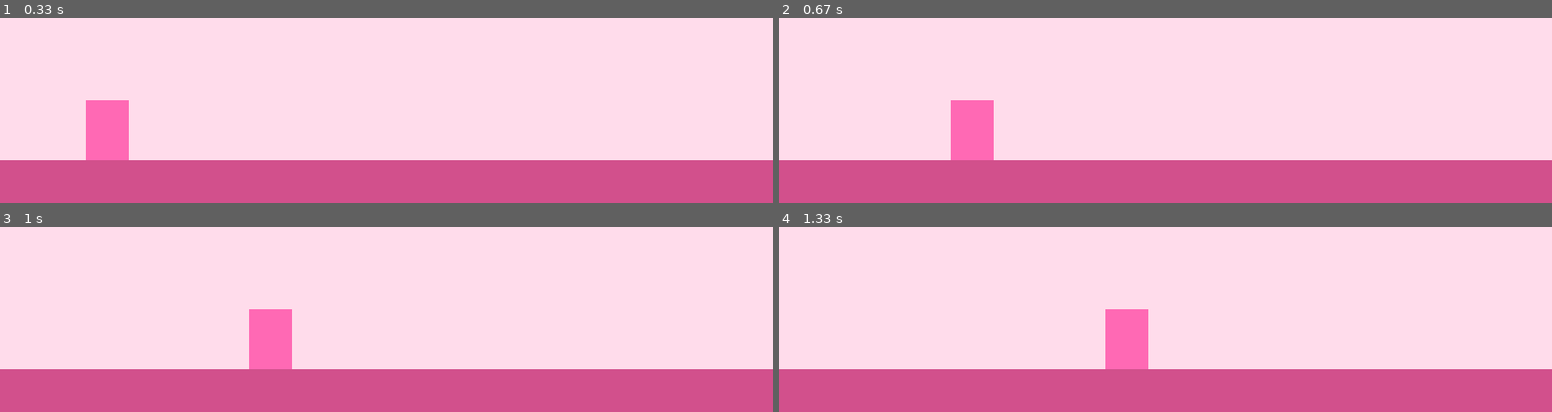
Above: before the commit, frames 1-4 (two rows, left to right).
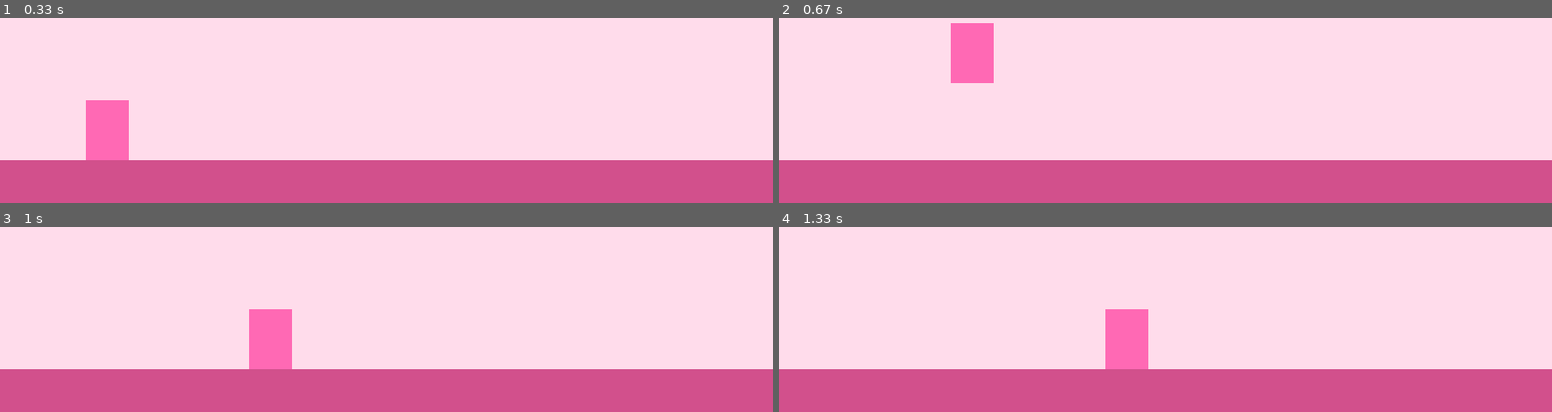
Above: after the commit, the same moments.

Repository: lavslab/75-hard-pygame
Game: pygame game, started from main.py
Two runs of this game, one before a commit and one after it. Both use one fixed random seed, a clock stepped at 60 frames per second and the inputs below.
Inputs:
- Up to frame 1 (0.33 s): no input
- Up to frame 2 (0.67 s): hold Space from 0.33 s (still down); hold Right from 0.33 s (still down)
- Up to frame 3 (1 s): release Space at 0.8 s; release Right at 0.8 s; hold Right from 0.83 s (still down)
- Up to frame 4 (1.33 s): release Right at 1.3 s

Frame 1 is identical in both runs. In frame 2, 3.6% of the frame differs, in the area x 22-28%, y 2-77%; in frame 3, nothing differs; in frame 4, nothing differs.

Commit message:
Add jumping and gravity

Diff:
--- a/main.py
+++ b/main.py
@@ -12,7 +12,7 @@
 HOT_PINK = (255, 105, 180)
 DARK_PINK = (210, 80, 140)
 
-#create game window
+# create game window
 screen = pygame.display.set_mode((WIDTH, HEIGHT))
 pygame.display.set_caption("75 Hard: Lav Edition")
 
@@ -26,6 +26,9 @@
 lav_height = 70
 lav_speed = 5
 
+lav_y_velocity = 0
+gravity = 1
+jump_strength = -15
 
 # ------ main game loop ------
 running = True
@@ -35,7 +38,7 @@
         if event.type == pygame.QUIT:
             running = False
 
-# player movement
+    # player movement
     keys = pygame.key.get_pressed()
 
     if keys[pygame.K_LEFT] and lav_x > 0:
@@ -44,22 +47,34 @@
     if keys[pygame.K_RIGHT] and lav_x < WIDTH - lav_width:
         lav_x += lav_speed
 
-# pink background screen
+    # jump
+    if keys[pygame.K_SPACE] and lav_y == 380:
+        lav_y_velocity = jump_strength
+
+    lav_y_velocity += gravity
+    lav_y += lav_y_velocity
+
+    # keep Lav on the ground
+    if lav_y >= 380:
+        lav_y = 380
+        lav_y_velocity = 0
+
+    # pink background screen
     screen.fill(PINK)
 
-# ground
+    # ground
     pygame.draw.rect(screen, DARK_PINK, (0, 450, WIDTH, 50))
 
-
-# draw player
+    # draw player
     pygame.draw.rect(
         screen,
-        (255, 105, 180),
+        HOT_PINK,
         (lav_x, lav_y, lav_width, lav_height)
     )
 
     # update after each drawing aka finished frame
     pygame.display.update()
 
-clock.tick(60)
+    clock.tick(60)
+
 pygame.quit()
